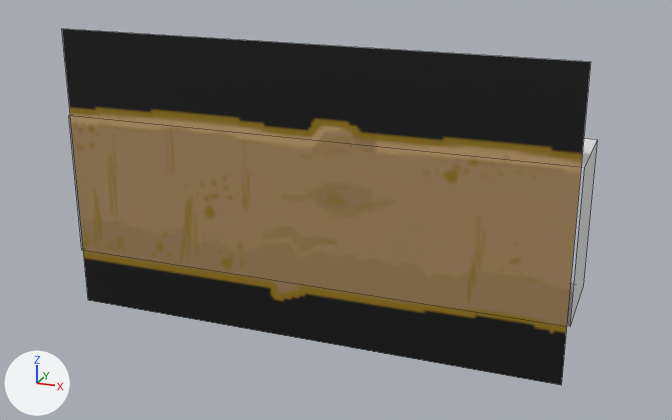
What one commit did to the Blender file Content/PuffBOMB/3D/Mountain/DarkLogH3.blend.
Rendered twice from a camera (50 mm lens) standing at (11.55, -16.24, 8.5) and looking at (5.3, -0.05, 2.45). Lighting does not change. The marker at lower left points along +X, +Y and +Z. Mesh edges are drawn as thin lines.

The older version as bpy lines, for what is in view:
```python
me_cube = bpy.data.meshes.new('Cube')
me_cube.from_pydata([(1.91, 0.7, -0.13), (1.91, 0.2, -0.13), (0.17, 0.2, -0.13), (0.17, 0.7, -0.13), (1.91, 0.7, 0.2), (1.91, 0.2, 0.2), (0.17, 0.2, 0.2), (0.17, 0.7, 0.2)], [], [(0, 4, 5, 1), (1, 5, 6, 2), (2, 6, 7, 3), (4, 0, 3, 7)])
me_plane = bpy.data.meshes.new('Plane')
me_plane.from_pydata(...)  # 4 vertices, 1 face; spans x 0.0..1.73, y 0.0..1.0, z 0.2
me_plane.materials.append(mat_darklog3_png)  # picture img_darklog3_png
ob_cube = bpy.data.objects.new('Cube', me_cube)
ob_cube.location = (-1.1, 0.2, 0.0)
ob_cube.rotation_euler = (1.571, 0.0, 0.0)  # degrees (90, 0, 0)
ob_cube.scale = (5.83, 5.83, 5.83)
ob_plane = bpy.data.objects.new('Plane', me_plane)
ob_plane.location = (-0.1, 0.2, 0.0)
ob_plane.rotation_euler = (1.571, 0.0, 0.0)  # degrees (90, 0, 0)
ob_plane.scale = (5.83, 5.83, 5.83)
```
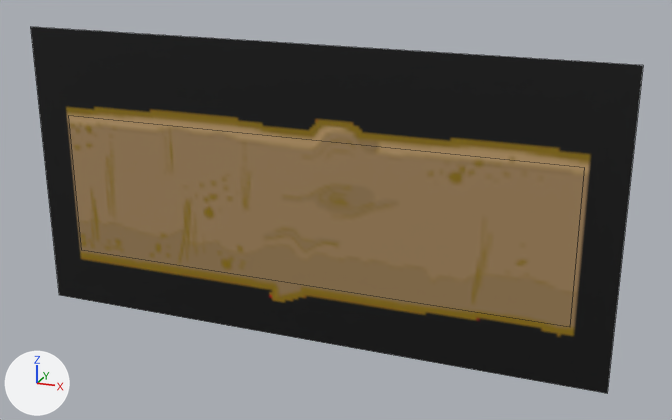
Location of each change, [x1, y1, x2, y2] in pixels of the pictures (672 x 420 px):
```json
{"object": "Plane", "change": "recoloured, reshaped", "before": [62, 29, 591, 385], "after": [31, 27, 643, 393], "on screen": "16% wider"}
{"object": "Cube", "change": "unchanged, covered by the edit", "before": [69, 116, 597, 327]}
```

Edits to the scene script, one JSON object a line:
```json
{"op": "add", "block": "img_darklog3_png_001", "code": ["img_darklog3_png_001 = load_image('DarkLog3.png.001', '../../Textures/Foregrounds/Mountain/DarkLog3.png', 208, 104, 'Non-Color')"]}
{"op": "add", "block": "mat_darklog3_png_001", "code": ["mat_darklog3_png_001 = principled_material('DarkLog3.png.001')", "mat_darklog3_png_001.texture = img_darklog3_png_001"]}
{"block": "me_plane", "where": "me_plane.from_pydata(...)  # 4 vertices, 1 face; spans x 0.0..1.73, y 0.0..1.0, z 0.2"}
{"block": "me_plane", "where": "# used by ob_plane; location = (-0.1, 0.2, 0.0); rotation_euler = (1.571, 0.0, 0.0), in degrees (90, 0, 0); scale = (5.83, 5.83, 5.83)"}
{"op": "remove", "block": "me_plane", "code": "me_plane.materials.append(mat_darklog3_png)  # picture img_darklog3_png"}
{"block": "me_plane", "change": "me_plane part 1"}
{"op": "set", "path": "me_plane.vertices[0].co", "old": "(1.73, 1.0, 0.2)", "new": "(1.87, 1.0, 0.2)", "note": "pixel (590, 61) -> pixel (643, 65)"}
{"op": "set", "path": "me_plane.vertices[1].co", "old": "(1.73, 0.0, 0.2)", "new": "(1.87, 0.0, 0.2)", "note": "pixel (561, 385) -> pixel (607, 393)"}
{"op": "set", "path": "me_plane.vertices[2].co", "old": "(0.0, 0.0, 0.2)", "new": "(-0.13, 0.0, 0.2)", "note": "pixel (88, 300) -> pixel (59, 295)"}
{"op": "set", "path": "me_plane.vertices[3].co", "old": "(0.0, 1.0, 0.2)", "new": "(-0.13, 1.0, 0.2)", "note": "pixel (61, 28) -> pixel (30, 26)"}
{"op": "add", "block": "me_plane", "code": "me_plane.materials.append(mat_darklog3_png_001)  # picture img_darklog3_png_001"}
```
